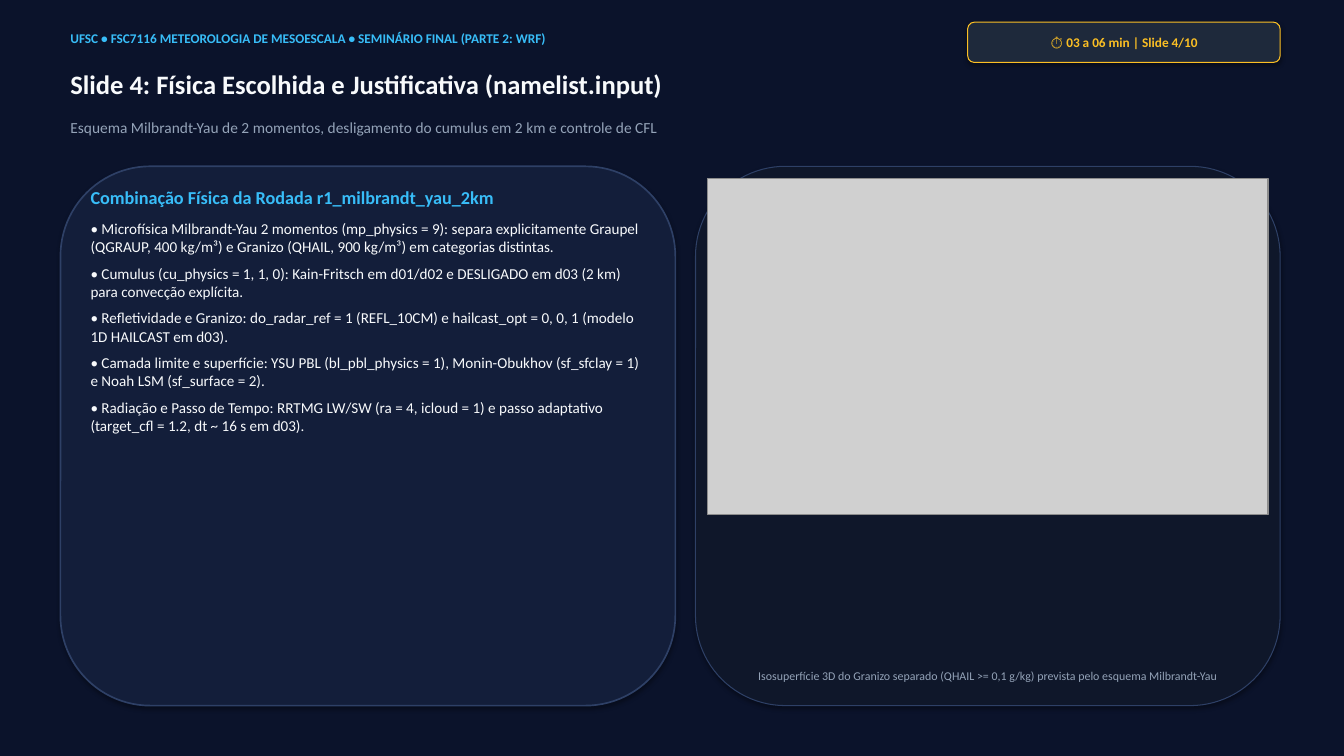
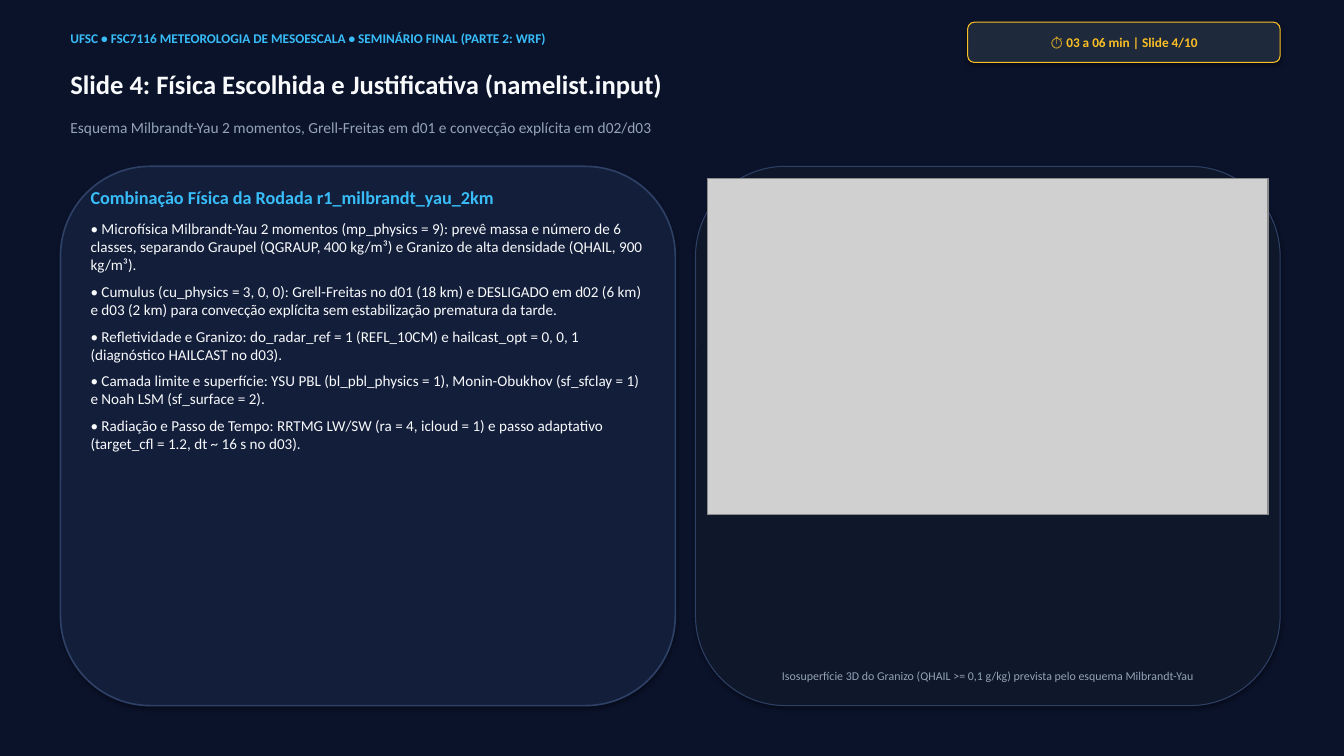
Before and after one commit to reinaldohaas/tarefa-meso, a slide deck: slide 4 of apresentacao/apresentacao_wrf_granizo.pptx. Drawn at 1344x756 pixels with LibreOffice and Linux fonts; fonts in the diff are those of the drawing; grey boxes stand for pictures. Boxes give left, top, right and bottom in pixels: in the first picture for what was removed or moved away, otherwise in the second. Text is boxed around its words. In the diff, an @@ line names an element or a change of style, - is before the commit and + after.

Commit message:
Simulacao e animacao 3D da tempestade severa noturna de granizo (22:45 UTC): rotacao 360, camadas despidas/vestidas e cores individuais

```diff
--- a/apresentacao/apresentacao_wrf_granizo.pptx
+++ b/apresentacao/apresentacao_wrf_granizo.pptx
@@ text at (70,122,651,136): text changed @@
-Esquema Milbrandt-Yau de 2 momentos, desligamento do cumulus em 2 km e controle de CFL
+Esquema Milbrandt-Yau 2 momentos, Grell-Freitas em d01 e convecção explícita em d02/d03
@@ text at (91,223,642,363): text changed @@
-• Microfísica Milbrandt-Yau 2 momentos (mp_physics = 9): separa explicitamente Graupel (QGRAUP, 400 kg/m³) e Granizo (QHAIL, 900 kg/m³) em categorias distintas.
-• Cumulus (cu_physics = 1, 1, 0): Kain-Fritsch em d01/d02 e DESLIGADO em d03 (2 km) para convecção explícita.
-• Refletividade e Granizo: do_radar_ref = 1 (REFL_10CM) e hailcast_opt = 0, 0, 1 (modelo 1D HAILCAST em d03).
+• Microfísica Milbrandt-Yau 2 momentos (mp_physics = 9): prevê massa e número de 6 classes, separando Graupel (QGRAUP, 400 kg/m³) e Granizo de alta densidade (QHAIL, 900 kg/m³).
+• Cumulus (cu_physics = 3, 0, 0): Grell-Freitas no d01 (18 km) e DESLIGADO em d02 (6 km) e d03 (2 km) para convecção explícita sem estabilização prematura da tarde.
+• Refletividade e Granizo: do_radar_ref = 1 (REFL_10CM) e hailcast_opt = 0, 0, 1 (diagnóstico HAILCAST no d03).
@@ text at (91,420,603,452): text changed @@
-• Radiação e Passo de Tempo: RRTMG LW/SW (ra = 4, icloud = 1) e passo adaptativo (target_cfl = 1.2, dt ~ 16 s em d03).
+• Radiação e Passo de Tempo: RRTMG LW/SW (ra = 4, icloud = 1) e passo adaptativo (target_cfl = 1.2, dt ~ 16 s no d03).
@@ text at (782,671,1194,682): text changed @@
-Isosuperfície 3D do Granizo separado (QHAIL >= 0,1 g/kg) prevista pelo esquema Milbrandt-Yau
+Isosuperfície 3D do Granizo (QHAIL >= 0,1 g/kg) prevista pelo esquema Milbrandt-Yau
```
Also in this commit, not shown: 6 other slides changed, 22 other files.
